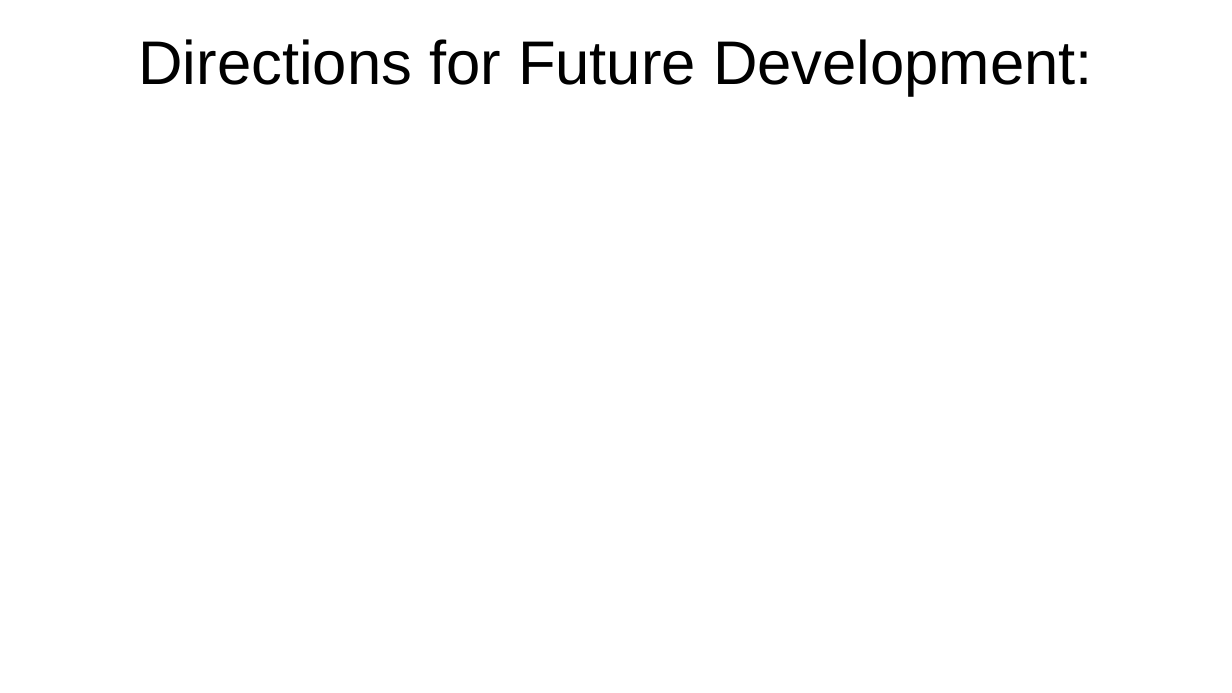
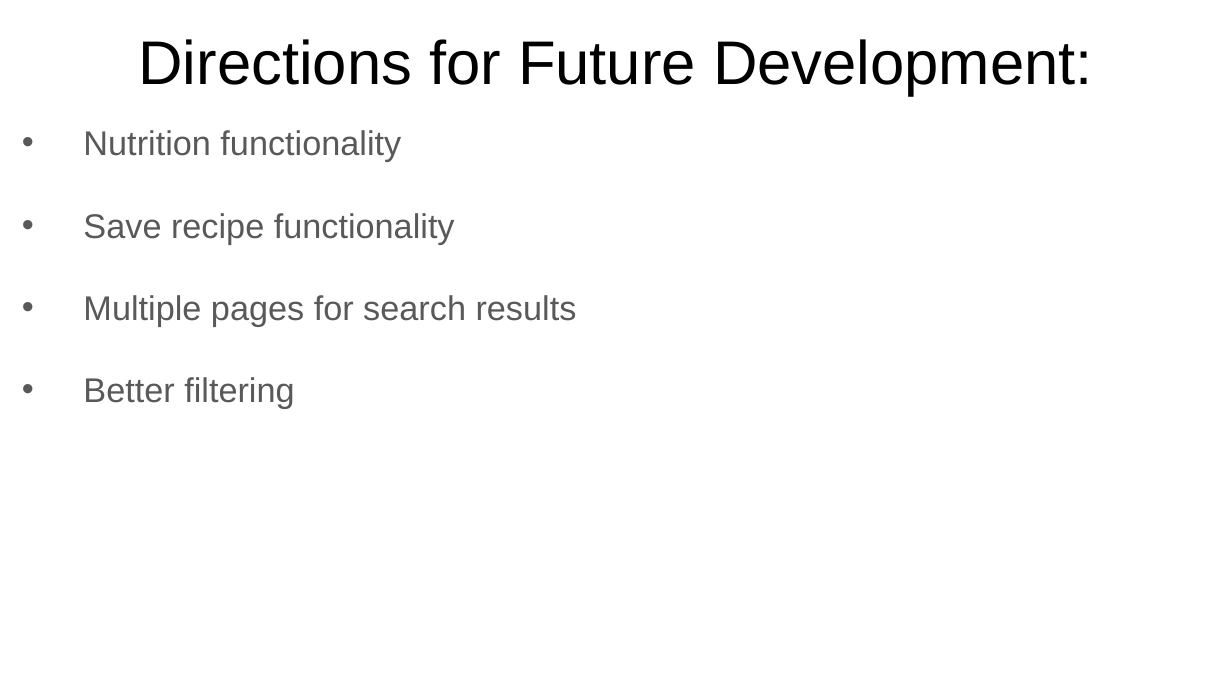
Before and after one commit to trafaelosborn/PizzaBox, a slide deck: slide 7 of Presentation.pptx (slide 6 before the commit). Drawn at 1232x693 pixels with LibreOffice and Linux fonts; fonts in the diff are those of the drawing. Boxes give left, top, right and bottom in pixels: in the first picture for what was removed or moved away, otherwise in the second. Text is boxed around its words. In the diff, an @@ line names an element or a change of style, - is before the commit and + after.

Commit message:
updated presentation

```diff
--- a/Presentation.pptx
+++ b/Presentation.pptx
@@ subtitle added at <box>83,130,577,408</box>, 20 pt, text #595959 @@
+• Nutrition functionality
+• Save recipe functionality
+• Multiple pages for search results
+• Better filtering
```
Also in this commit, not shown: 1 other slide changed, 1 slide added.
